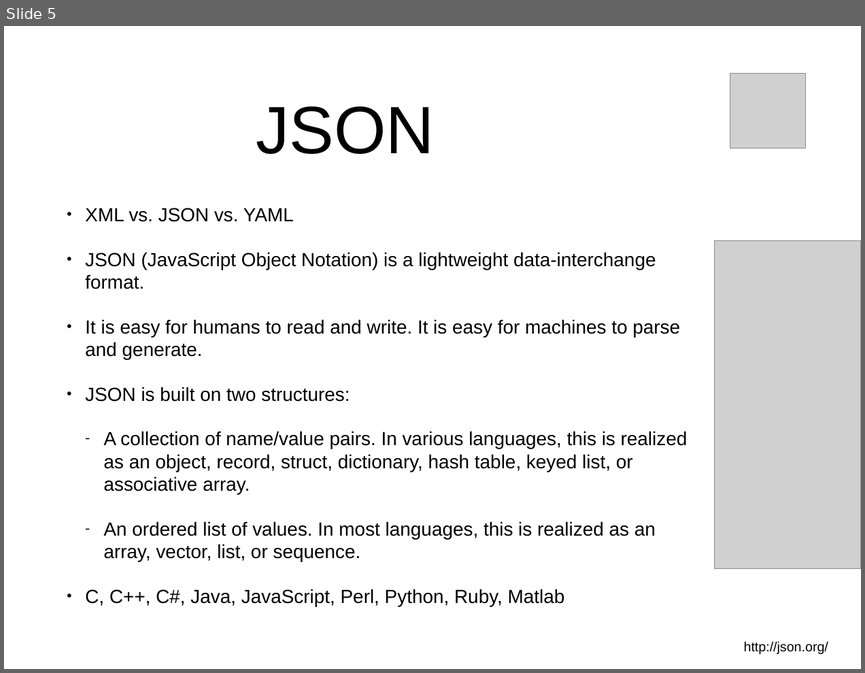
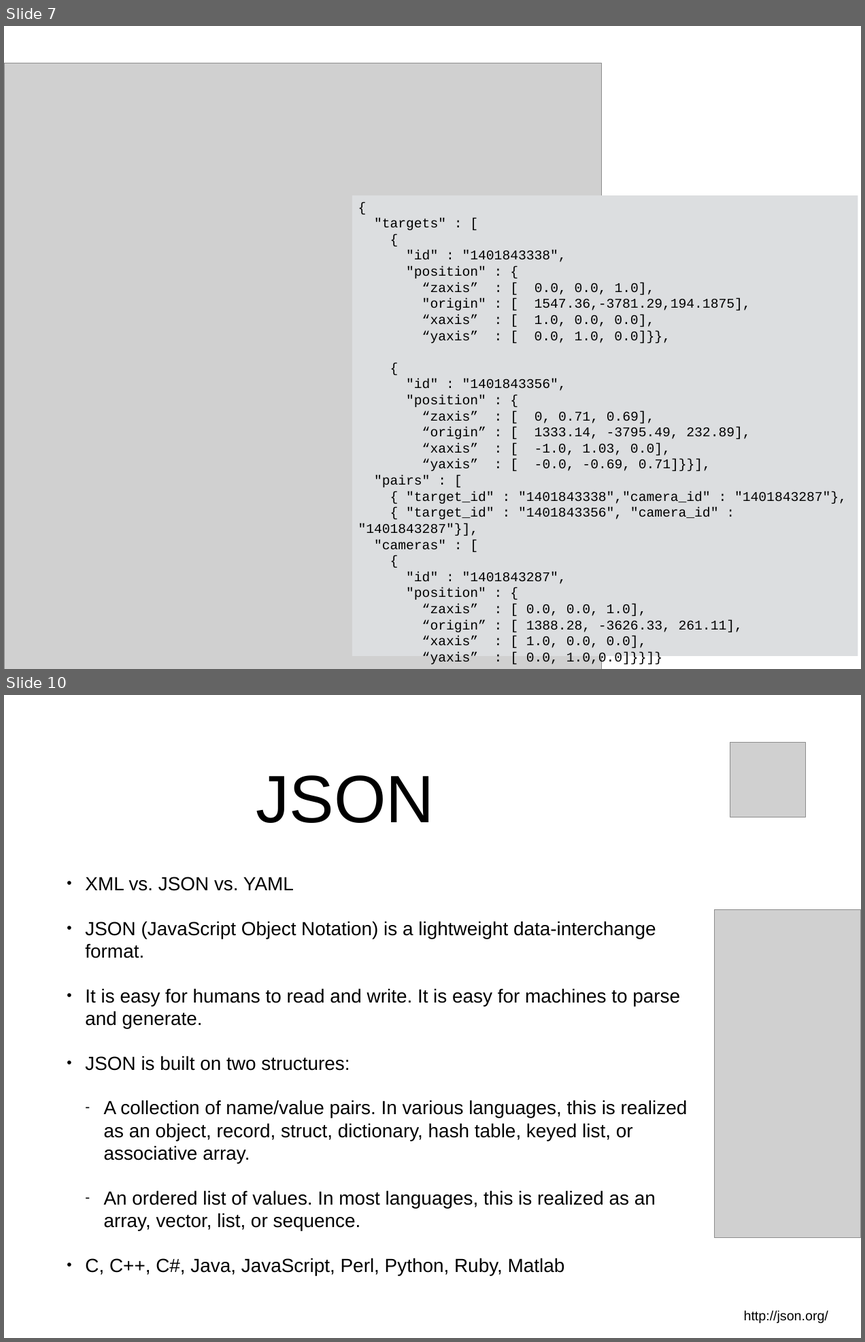
Before and after one commit to jxc761/3DMotionDB, a slide deck: docs/work_flow.pptx. Shown one above the other, each under a label of ours: slide 5 before the commit, slides 7 and 10 after it; the slides between them are not shown. The pictures are 865x673 and 865x1342 pixels, drawn with LibreOffice and Linux fonts; fonts in the diff are those of the drawing; grey boxes stand for pictures. Boxes give left, top, right and bottom in pixels: in the first picture for what was removed or moved away, otherwise in the second. Text is boxed around its words. In the diff, an @@ line names an element or a change of style, - is before the commit and + after.

```diff
--- a/docs/work_flow.pptx
+++ b/docs/work_flow.pptx
@@ slide 7 added at (x1=4, y1=26, x2=861, y2=669), background #FFFFFF @@
@@ picture added at (x1=4, y1=63, x2=602, y2=669) @@
@@ rectangle added at (x1=352, y1=195, x2=858, y2=656), fill #DCDEE0, 16 pt, text #000000 @@
+{
+"targets" : [
+{
+"id" : "1401843338",
+"position" : {
+“zaxis” : [ 0.0, 0.0, 1.0],
+"origin" : [ 1547.36,-3781.29,194.1875],
+“xaxis” : [ 1.0, 0.0, 0.0],
+“yaxis” : [ 0.0, 1.0, 0.0]}},
+{
+"id" : "1401843356",
+"position" : {
+“zaxis” : [ 0, 0.71, 0.69],
+“origin” : [ 1333.14, -3795.49, 232.89],
+“xaxis” : [ -1.0, 1.03, 0.0],
+“yaxis” : [ -0.0, -0.69, 0.71]}}],
+"pairs" : [
+{ "target_id" : "1401843338","camera_id" : "1401843287"},
+{ "target_id" : "1401843356", "camera_id" : "1401843287"}],
+"cameras" : [
+{
+"id" : "1401843287",
+"position" : {
+“zaxis” : [ 0.0, 0.0, 1.0],
+“origin” : [ 1388.28, -3626.33, 261.11],
+“xaxis” : [ 1.0, 0.0, 0.0],
+“yaxis” : [ 0.0, 1.0,0.0]}}]}
@@ what was slide 5 is now slide 10 @@
```
Also in this commit, not shown: 3 slides changed, 5 other slides added, 1 slide removed, 12 other files.
